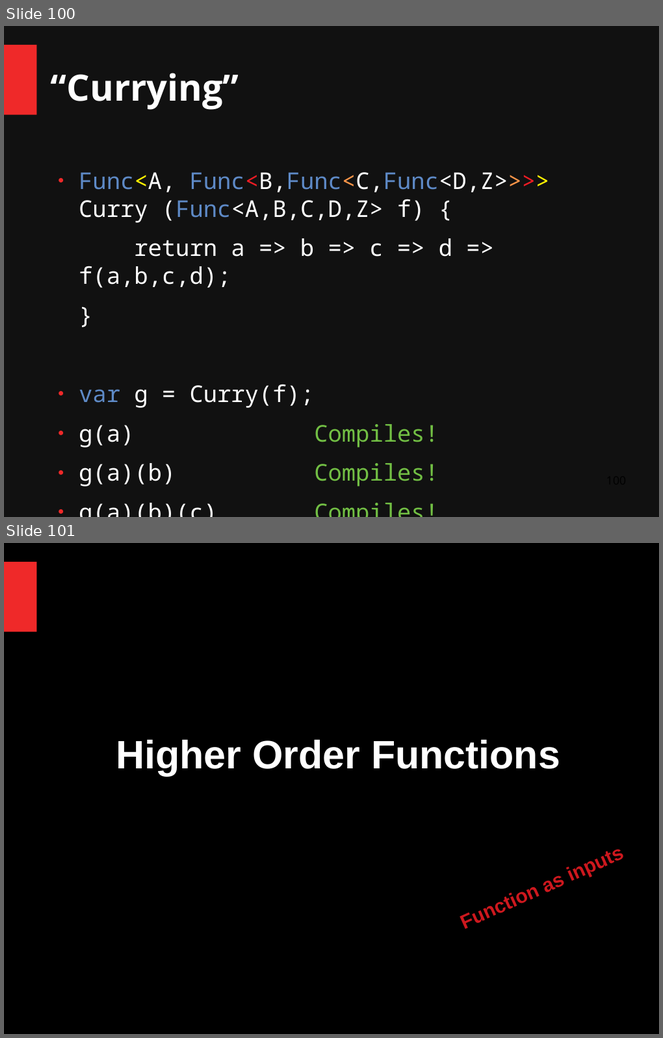
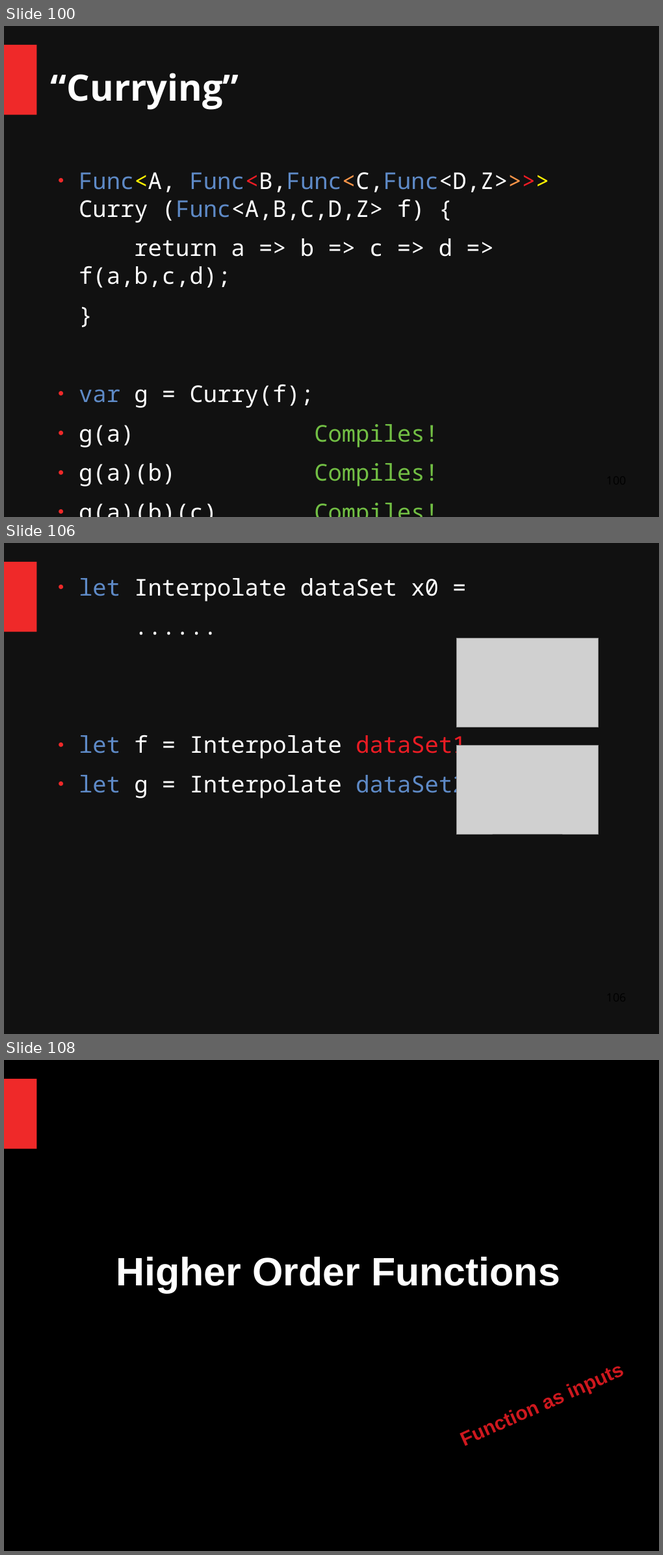
Before and after one commit to ChangHaiBin/FSharpPowerPoint, a slide deck: FSharp Talk Dark3.odp. Shown one above the other, each under a label of ours: slides 100 and 101 before the commit, slides 100, 106 and 108 after it; the slides between them are not shown. The pictures are 663x1038 and 663x1555 pixels, drawn with LibreOffice and Linux fonts; fonts in the diff are those of the drawing; grey boxes stand for pictures. Boxes give left, top, right and bottom in pixels: in the first picture for what was removed or moved away, otherwise in the second. Text is boxed around its words. In the diff, an @@ line names an element or a change of style, - is before the commit and + after.

```diff
--- a/FSharp Talk Dark3.odp
+++ b/FSharp Talk Dark3.odp
@@ slide 106 added at (x1=4, y1=543, x2=659, y2=1034), background #111111; not listed: 1 template element that a slide beside it also shows @@
@@ text added at (x1=79, y1=578, x2=466, y2=798), 28 pt, text #FFFFFF @@
+● let Interpolate dataSet x0 =
+......
+● let f = Interpolate dataSet1
+● let g = Interpolate dataSet2
@@ picture added at (x1=457, y1=638, x2=599, y2=728) @@
@@ picture added at (x1=457, y1=745, x2=599, y2=834) @@
@@ what was slide 101 is now slide 108 @@
```
Also in this commit, not shown: 6 other slides added, 5 other files.
